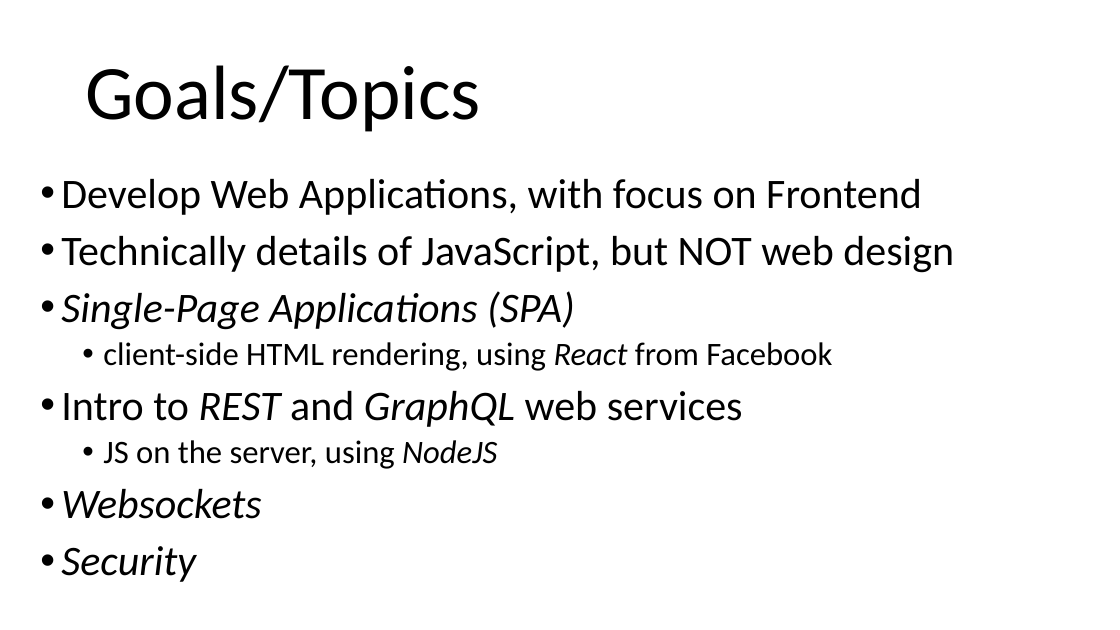
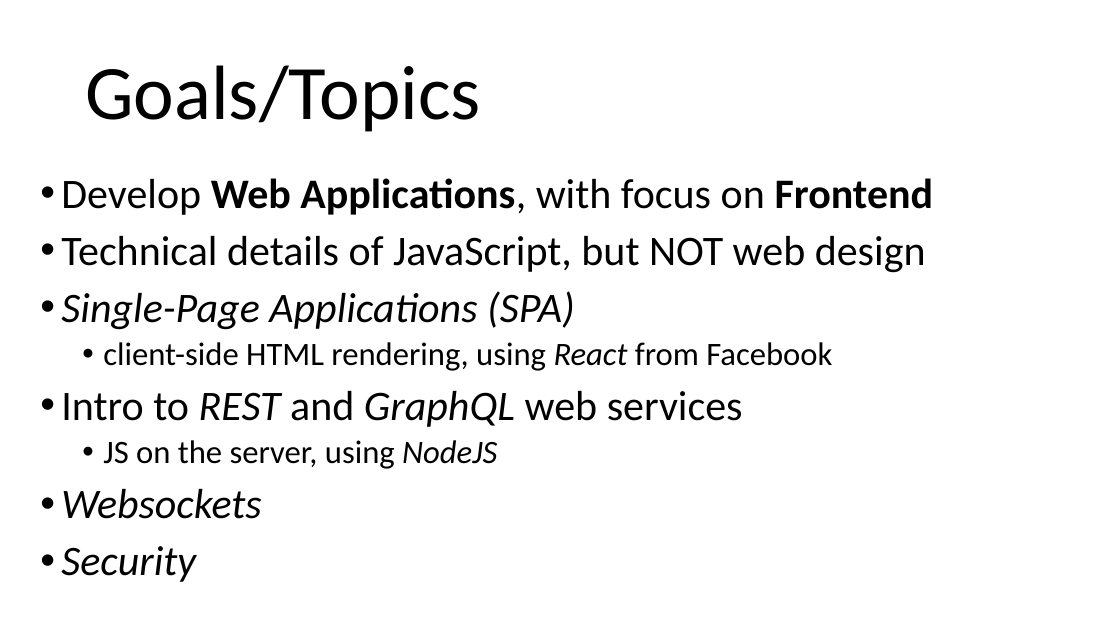
Before and after one commit to arcuri82/web_development_and_api_design, a slide deck: slide 2 of docs/slides/lesson_01.pptx (slide 7 before the commit). Drawn at 1120x630 pixels with LibreOffice and Linux fonts; fonts in the diff are those of the drawing. Boxes give left, top, right and bottom in pixels: in the first picture for what was removed or moved away, otherwise in the second. Text is boxed around its words. In the diff, an @@ line names an element or a change of style, - is before the commit and + after.

```diff
--- a/docs/slides/lesson_01.pptx
+++ b/docs/slides/lesson_01.pptx
@@ text at [61,178,934,215]: bold on in "Web Applications, Frontend" @@
@@ text at [61,236,926,273]: text changed @@
-• Technically details of JavaScript, but NOT web design
+• Technical details of JavaScript, but NOT web design
```
Also in this commit, not shown: 9 other slides changed, 5 slides added, 1 other file.
